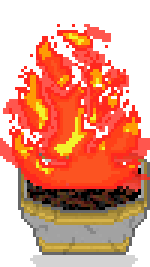
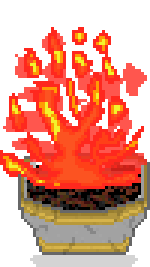
Revision of a layered 150 × 267 image; what changed, layer by layer:
pixels changed over (x1=0, y1=24, x2=150, y2=192) (layer not identified)
